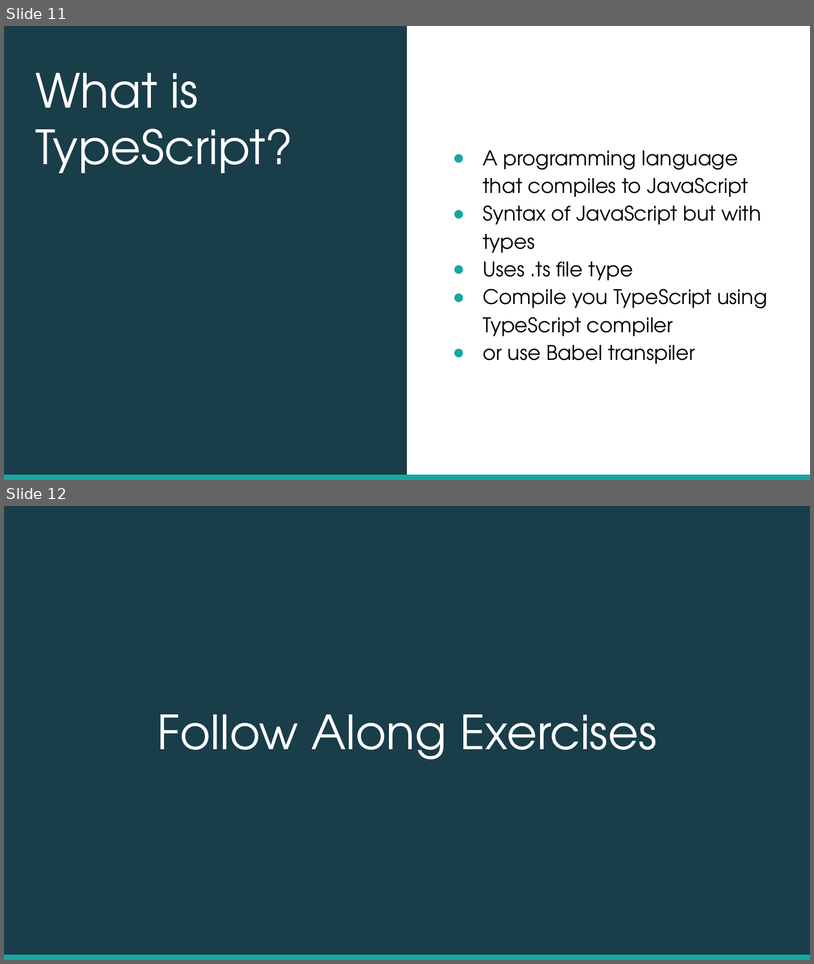
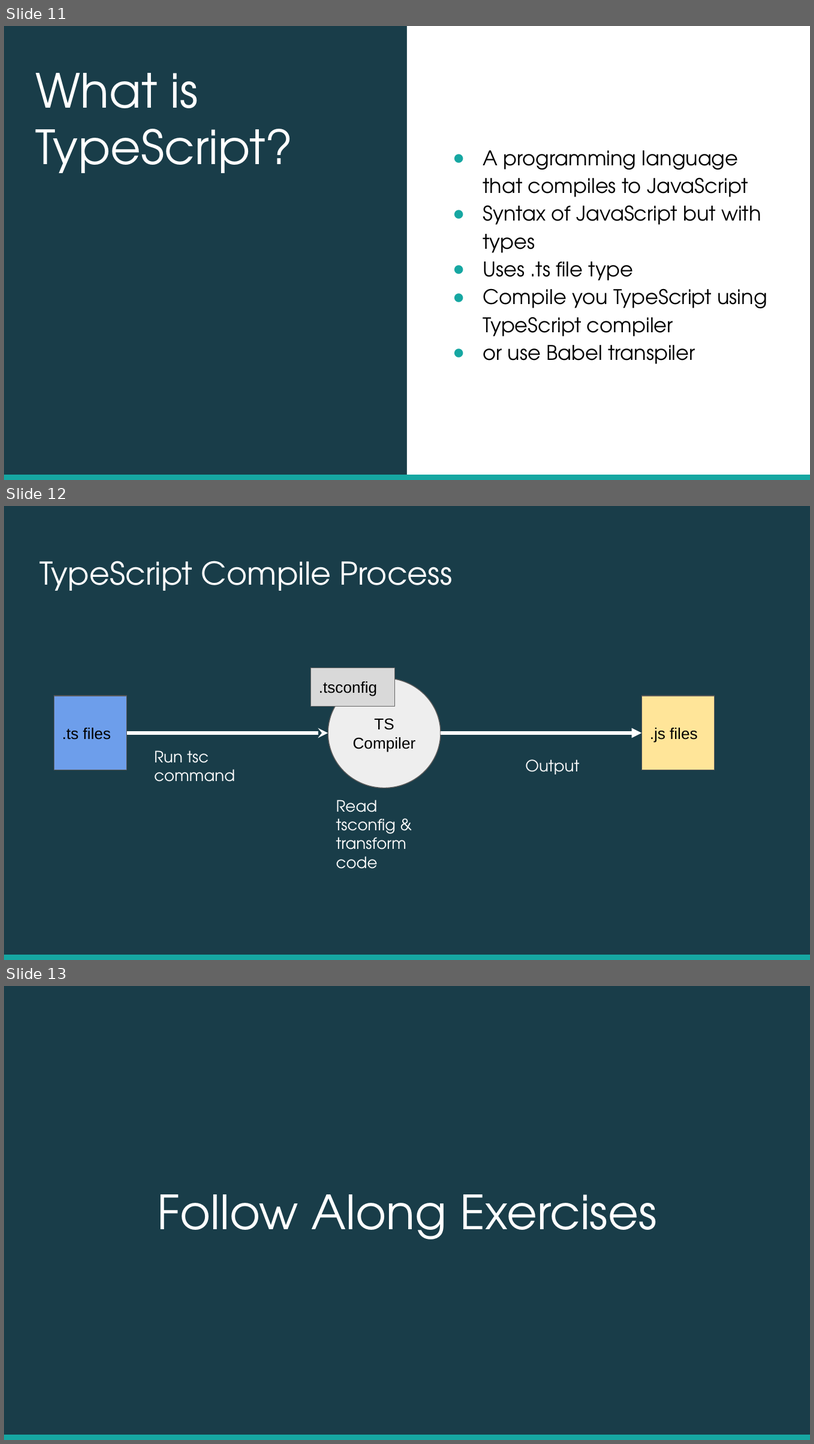
Before and after one commit to DigitalCraftsStudents/Workshop_TypeScript-20201017, a slide deck: TypeScript Workshop 10_17_2020.pptx. Shown one above the other, each under a label of ours: slides 11 and 12 before the commit, slides 11, 12 and 13 after it. The pictures are 814x964 and 814x1444 pixels, drawn with LibreOffice and Linux fonts; fonts in the diff are those of the drawing; background and template pictures are left out. Boxes give left, top, right and bottom in pixels: in the first picture for what was removed or moved away, otherwise in the second. Text is boxed around its words. In the diff, an @@ line names an element or a change of style, - is before the commit and + after.

```diff
--- a/TypeScript Workshop 10_17_2020.pptx
+++ b/TypeScript Workshop 10_17_2020.pptx
@@ slide 12 added at bbox=[4, 506, 810, 960], background #193D49; not listed: 1 template element that a slide beside it also shows @@
@@ title added at bbox=[39, 561, 452, 591], 28 pt, text #FFFFFF @@
+TypeScript Compile Process
@@ rectangle added at bbox=[311, 667, 394, 706], fill #D9D9D9, outline #666666 0.75 pt, 14 pt, text #000000 @@
+.tsconfig
@@ ellipse added at bbox=[328, 678, 441, 787], fill #EEEEEE, outline #595959 0.75 pt, 14 pt, text #000000 @@
+TS Compiler
@@ rectangle added at bbox=[54, 696, 126, 769], fill #6D9EEB, outline #595959 0.75 pt, 14 pt, text #000000 @@
+.ts files
@@ rectangle added at bbox=[642, 696, 714, 769], fill #FFE599, outline #595959 0.75 pt, 14 pt, text #000000 @@
+.js files
@@ arrow added from (126, 733) to (328, 733), #FFFFFF 3 pt @@
@@ arrow added from (441, 733) to (642, 733), #FFFFFF 3 pt @@
@@ text added at bbox=[154, 750, 235, 781], 14 pt, text #FFFFFF @@
+Run tsc command
@@ text added at bbox=[525, 759, 579, 774], 14 pt, text #FFFFFF @@
+Output
@@ text added at bbox=[336, 799, 407, 868], 14 pt, text #FFFFFF @@
+Read tsconfig & transform code
@@ what was slide 12 is now slide 13 @@
```
Also in this commit, not shown: 1 slide changed, 1 other file.
